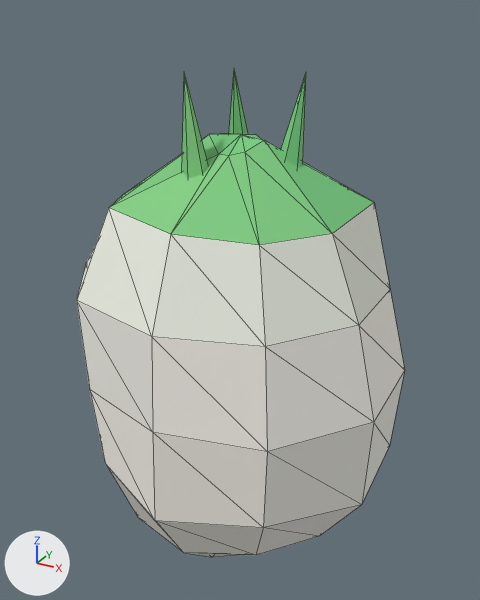
The glTF model models/terrain/Garlic.glb: old version first, new version second.
Before and after are seen from a 50 mm camera at (0.316, -0.577, 0.602) aimed at (-0.005, 0.006, 0.31). The axes (+X, +Y, +Z) are drawn at lower left. The lights are the same throughout. The first picture is the older version. Mesh edges are drawn as thin lines. Where no turn or scale is listed for an object, it has been applied to the vertices. Vertices at exactly the same position are counted once.

Before the edit, the objects in view are built like this:
```python
me_sphere = bpy.data.meshes.new('Sphere')
me_sphere.from_pydata(...)  # 93 vertices, 170 faces; spans x -0.175..0.172, y -0.174..0.177, z 0.0..0.549
me_sphere.materials.append(mat_garlic_mat)
ob_garlic = bpy.data.objects.new('Garlic', me_sphere)
ob_garlic.location = (0.0, 0.0, 0.0)
```
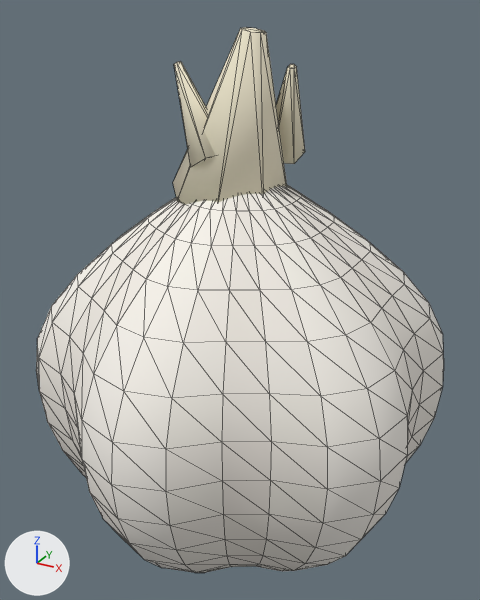
The change, as a list of edits to the scene's bpy script:
```text
Add mat_garlicskin:
    mat_garlicskin = bpy.data.materials.new('GarlicSkin')
    mat_garlicskin.use_nodes = True; mat_garlicskin.node_tree.nodes.clear()
    _N = mat_garlicskin.node_tree.nodes; _L = mat_garlicskin.node_tree.links
    n0 = _N.new('ShaderNodeBsdfPrincipled'); n0.name = 'Principled BSDF'
    n0.inputs[2].default_value = 1.0  # 'Roughness'
    n1 = _N.new('ShaderNodeOutputMaterial'); n1.name = 'Material Output'
    n2 = _N.new('ShaderNodeVertexColor'); n2.name = 'Color Attribute'
    _L.new(n0.outputs[0], n1.inputs[0])  # 'BSDF' to 'Surface'
    _L.new(n2.outputs[0], n0.inputs[0])  # 'Color' to 'Base Color'
Add mat_garlicpaper:
    mat_garlicpaper = bpy.data.materials.new('GarlicPaper')
    mat_garlicpaper.use_nodes = True; mat_garlicpaper.node_tree.nodes.clear()
    _N = mat_garlicpaper.node_tree.nodes; _L = mat_garlicpaper.node_tree.links
    n0 = _N.new('ShaderNodeBsdfPrincipled'); n0.name = 'Principled BSDF'
    n0.inputs[2].default_value = 1.0  # 'Roughness'
    n1 = _N.new('ShaderNodeOutputMaterial'); n1.name = 'Material Output'
    n2 = _N.new('ShaderNodeVertexColor'); n2.name = 'Color Attribute'
    _L.new(n0.outputs[0], n1.inputs[0])  # 'BSDF' to 'Surface'
    _L.new(n2.outputs[0], n0.inputs[0])  # 'Color' to 'Base Color'
Change me_sphere:
    used by ob_garlic; location = (0.0, 0.0, 0.0)
    remove me_sphere.from_pydata(...)  # 93 vertices, 170 faces; spans x -0.175..0.172, y -0.174..0.177, z 0.0..0.549
    remove me_sphere.materials.append(mat_garlic_mat)
    add me_sphere.from_pydata(...)  # 512 vertices, 1020 faces; spans x -0.209..0.209, y -0.23..0.23, z -0.005..0.455
    me_sphere part 1: the loose piece of 72 vertices spanning x -0.175..0.172, y -0.174..0.177, z 0.0..0.489 is rebuilt with 512 vertices and now spans x -0.209..0.209, y -0.23..0.23, z -0.005..0.455, in mat_garlicskin
    me_sphere part 2: the loose piece of 7 vertices spanning x 0.016..0.068, y -0.048..0.018, z 0.347..0.548 is deleted
    me_sphere part 3: the loose piece of 7 vertices spanning x -0.038..0.014, y -0.078..-0.018, z 0.347..0.549 is deleted
    me_sphere part 4: the loose piece of 7 vertices spanning x -0.055..-0.003, y 0.024..0.092, z 0.346..0.548 is deleted
    add me_sphere.materials.append(mat_garlicskin)
Add me_cone_001:
    me_cone_001.from_pydata(...)  # 40 vertices, 68 faces; spans x -0.073..0.052, y -0.055..0.072, z -0.09..0.081
    me_cone_001.materials.append(mat_garlicpaper)
Change ob_garlic:
    ob_garlic.location: (0.0, 0.0, 0.0) -> (0.0, 0.0, 0.005)
Add ob_garlictop:
    ob_garlictop = bpy.data.objects.new('GarlicTop', me_cone_001)
    ob_garlictop.location = (0.0, 0.0, 0.505)
```

Where the change shows, as pixel boxes (x1, y1, x2, y2) in the pictures (480 x 600 px):
'Garlic', reshaped, moved (24% wider, 20% shorter)
    before: (77, 70, 405, 557)
    after: (36, 185, 444, 573)
'GarlicTop', added
    after: (173, 27, 305, 205)
part 1 of me_sphere, rebuilt (24% wider, 8% shorter)
    before: (77, 133, 405, 557)
    after: (36, 185, 444, 573)
part 2 of me_sphere, deleted (green)
    before: (281, 74, 306, 167)
part 3 of me_sphere, deleted (green)
    before: (182, 72, 209, 178)
part 4 of me_sphere, deleted (green)
    before: (229, 70, 248, 134)
